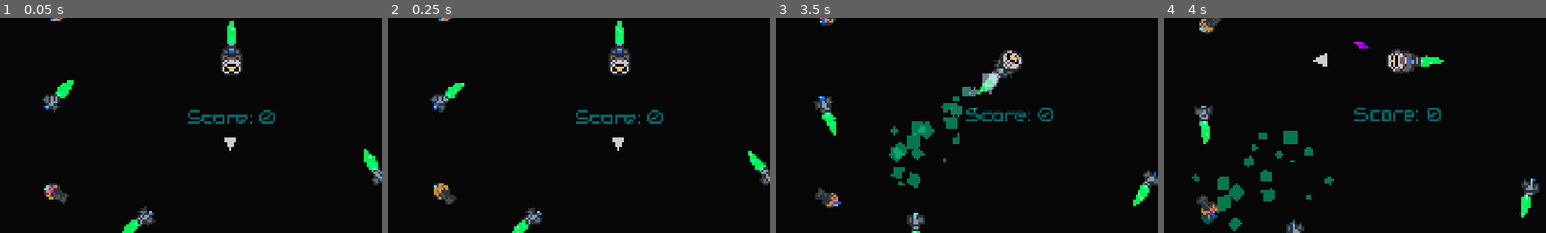
Above: before the commit, frames 1-4 (left to right).
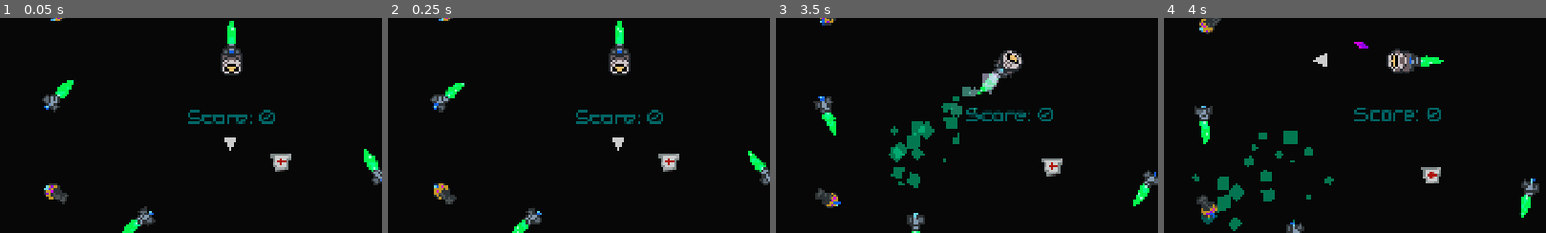
Above: after the commit, the same moments.

Repository: Leeway001Write/melonJam6
Game: Godot game, scene res://Levels/world.tscn
Same seed, same stepped clock (60 frames per second), same inputs: the game is played once before the commit and once after it.
Inputs:
- Up to frame 1 (0.05 s): no input
- Up to frame 2 (0.25 s): no input
- Up to frame 3 (3.5 s): hold D (right) 0.53-1.28 s; hold Space (fire) 0.53-1.28 s; hold A (left) 1.28-2.03 s; tap Space (fire) at 1.35, 2.85 s; hold D (right) 2.03-2.78 s; hold Space (fire) 2.03-2.78 s; hold W (forward) from 2.78 s (still down)
- Up to frame 4 (4 s): release W (forward) at 3.53 s; hold A (left) from 3.53 s (still down); hold Space (fire) from 3.53 s (still down)
The pictures show only the part of the screen within x 20-70%, y 39-89%; the shares and areas given below are measured in that part.

The runs differ from the first frame. In frame 1, 0.4% of the frame differs, in the area x 70-77%, y 63-72%; in frame 2, 0.4%; in frame 3, 0.4%, in the area x 69-75%, y 65-74%; in frame 4, 0.3%.

Commit message:
Added medkit and basic implementation of health system

Diff:
--- a/escape-from-greenland/Levels/world.tscn
+++ b/escape-from-greenland/Levels/world.tscn
@@ -21,7 +21,9 @@
 [ext_resource type="PackedScene" uid="uid://6t48r1sfmkgl" path="res://Prefabs/booster.tscn" id="18_oyb16"]
 [ext_resource type="PackedScene" uid="uid://ccrjlto8qhso5" path="res://Prefabs/gun.tscn" id="19_43wwi"]
 [ext_resource type="PackedScene" uid="uid://c5k803o78b381" path="res://Prefabs/asteroid.tscn" id="20_p3ug2"]
+[ext_resource type="PackedScene" uid="uid://denns5wufrwr1" path="res://Prefabs/medkit.tscn" id="21_8mbvr"]
 [ext_resource type="Script" uid="uid://rpsbhilqwmsp" path="res://Scripts/score.gd" id="21_gtojq"]
+[ext_resource type="PackedScene" uid="uid://bn1lygxg8oxdq" path="res://Prefabs/path-enemy.tscn" id="21_pr8ms"]
 
 [sub_resource type="QuadMesh" id="QuadMesh_4dvsh"]
 
@@ -1488,7 +1490,13 @@
 
 [node name="Enemies" type="Node2D" parent="Q5"]
 
+[node name="PathEnemy" parent="Q5/Enemies" instance=ExtResource("21_pr8ms")]
+position = Vector2(-3828, -653)
+
 [node name="Items" type="Node2D" parent="Q5"]
+
+[node name="Medkit" parent="Q5/Items" instance=ExtResource("21_8mbvr")]
+position = Vector2(248, 489)
 
 [node name="Booster" parent="Q5/Items" instance=ExtResource("18_oyb16")]
 position = Vector2(-743, -611)
--- /dev/null
+++ b/escape-from-greenland/Prefabs/medkit.tscn
@@ -0,0 +1,21 @@
+[gd_scene load_steps=3 format=3 uid="uid://denns5wufrwr1"]
+
+[ext_resource type="Texture2D" uid="uid://7p1k1qft2ho1" path="res://Art/components/medkit.png" id="1_bq0v8"]
+
+[sub_resource type="RectangleShape2D" id="RectangleShape2D_bq0v8"]
+size = Vector2(20, 20.6932)
+
+[node name="Medkit" type="Node2D" groups=["Consumable"]]
+
+[node name="Sprite2D" type="Sprite2D" parent="."]
+scale = Vector2(0.284398, 0.284398)
+texture = ExtResource("1_bq0v8")
+region_enabled = true
+region_rect = Rect2(1011, 484, 401, 341)
+
+[node name="Area2D" type="Area2D" parent="." groups=["Consumable"]]
+
+[node name="CollisionShape2D" type="CollisionShape2D" parent="Area2D"]
+position = Vector2(0, 1.39378)
+scale = Vector2(4.02124, 4.02124)
+shape = SubResource("RectangleShape2D_bq0v8")
--- a/escape-from-greenland/Scripts/ship.gd
+++ b/escape-from-greenland/Scripts/ship.gd
@@ -1,6 +1,7 @@
 extends CharacterBody2D
 
 @export var turn_speed:float = 12
+@export var health = 50
 
 #var speed:float = 0
 var song_comp_total = 0
@@ -39,6 +40,20 @@
 	if area.is_in_group('Component'):
 		_attach_item(area.get_parent(), area)
 
+	if area.is_in_group('DamagePlayer'):
+		if health > 0:
+			health -= 3
+			print(health)
+			if health <= 0:
+				print("game over")
+
+	if area.is_in_group('Consumable'):
+
+		health += 10
+		if health > 50:
+			health = 50
+		area.get_parent().queue_free()
+
 func _attach_item(component: Component, area: Area2D):
 	if component.attached:
 		return
--- a/escape-from-greenland/project.godot
+++ b/escape-from-greenland/project.godot
@@ -39,6 +39,7 @@
 Junk=""
 UI=""
 Score=""
+Consumable=""
 
 [input]
 
Binary file added: escape-from-greenland/Art/components/medkit.png
Not shown, added: escape-from-greenland/Art/components/medkit.png.import
Not shown: 1 places in escape-from-greenland/Levels/world.tscn that only renumber resources
Not shown: 1 places in escape-from-greenland/Prefabs/ship.tscn that only renumber resources
